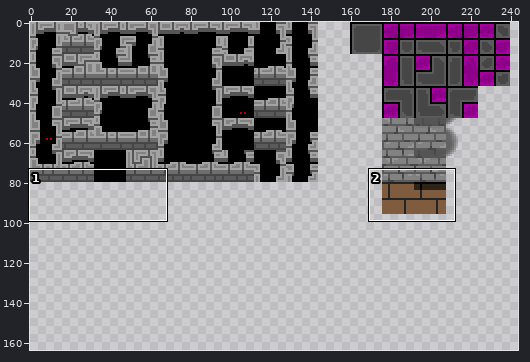
One commit to this sprite sheet: assets/images/castleTiles.png. Above, an overview of the earlier version with the close-up marked.
Close-up. Before:
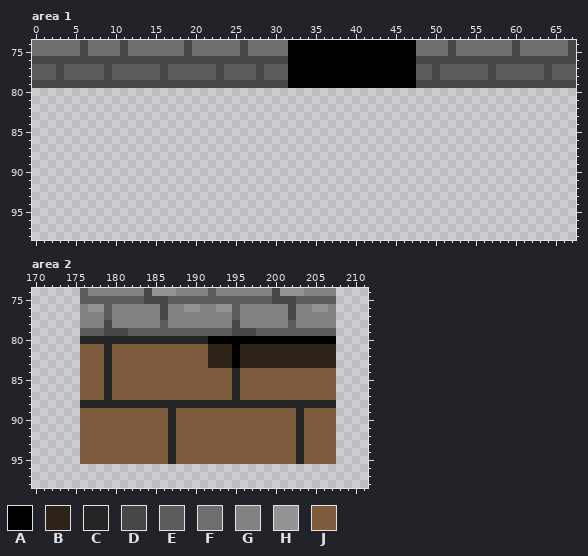
The file is 256x256 pixels. Pixels under 10% opacity are left out. Colours within 5 levels of each other are drawn and written as one. Shown: area 1: x 0..67, y 74..98; area 2: x 170..211, y 74..98. The wide view leaves out empty margins. The commit also changed other parts of the picture, which this record leaves out.
Palette (. is transparent): A #000000  B #2e2318  C #242424  D #464646  E #5b5b5b  F #6e6e6e  G #828282  H #949494  J #7f5c3d
Now the later version:
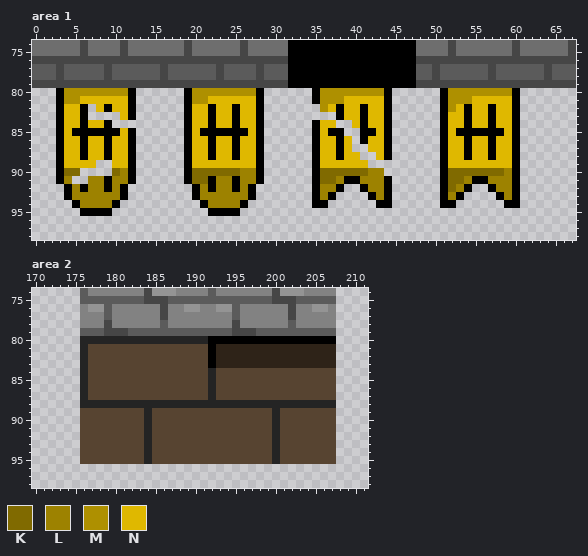
Colours new in this view: K #806a00  L #9d8200  M #ae9000  N #dfb800
Difference:
@@ palette @@
-J #7f5c3d
+J #574431
--- area 1
@@ x 0..67 @@
 79 DDDDDDDDDDDDDDDDDDDDDDDDDDDDDDDDAAAAAAAAAAAAAAAADDDDDDDDDDDDDDDDDDDD
-80 ....................................................................
-81 ....................................................................
-82 ....................................................................
-83 ....................................................................
-84 ....................................................................
-85 ....................................................................
-86 ....................................................................
-87 ....................................................................
-88 ....................................................................
-89 ....................................................................
-90 ....................................................................
-91 ....................................................................
-92 ....................................................................
-93 ....................................................................
-94 ....................................................................
-95 ....................................................................
+80 ...AMMMMMMMMA......AMMMMMMMMA......AMMMMMMMMA......AMMMMMMMMA.......
+81 ...AMMNNNNNNA......AMMNNNNNNA......AMMMNNNNNA......AMMMNNNNNA.......
+82 ...ANNA.NANNA......ANNANNANNA.......MNANNANNA......AMNANNANNA.......
+83 ...ANNA....NA......ANNANNANNA.........ANNANNA......ANNANNANNA.......
+84 ...ANNANNA.........ANNANNANNA......ANN..NANNA......ANNANNANNA.......
+85 ...ANAAAAAANA......ANAAAAAANA......ANAA..AANA......ANAAAAAANA.......
+86 ...ANNANNANNA......ANNANNANNA......ANNAN.ANNA......ANNANNANNA.......
+87 ...ANNANNANNA......ANNANNANNA......ANNAN..NNA......ANNANNANNA.......
+88 ...ANNANNANNA......ANNANNANNA......ANNANN..NA......ANNANNANNA.......
+89 ...ANNNN..NNA......ANNNNNNNNA......ANNNNNN.........ANNNNNNNNA.......
+90 ...AKK....KLA......AKKKKKKLLA......AKKKKKKLL.......AKKKKKKKLA.......
+91 ...AL..LLALLA......AKKALLALLA......AKKLAALLLA......AKKLAALLLA.......
+92 ....ALALLALA........ALALLALA.......ALLA..ALLA......AKLA..ALLA.......
+93 ....ALLLLLLA........ALLLLLLA.......ALA....ALA......ALA....ALA.......
+94 .....ALLLLA..........ALLLLA........AA......AA......AA......AA.......
+95 ......AAAA............AAAA..........................................
 96 ....................................................................
--- area 2
@@ x 170..211 @@
 80 ......CCCCCCCCCCCCCCCCAAAAAAAAAAAAAAAA....
-81 ......JJJCJJJJJJJJJJJJBBBABBBBBBBBBBBB....
-82 ......JJJCJJJJJJJJJJJJBBBABBBBBBBBBBBB....
-83 ......JJJCJJJJJJJJJJJJBBBABBBBBBBBBBBB....
-84 ......JJJCJJJJJJJJJJJJJJJCJJJJJJJJJJJJ....
-85 ......JJJCJJJJJJJJJJJJJJJCJJJJJJJJJJJJ....
-86 ......JJJCJJJJJJJJJJJJJJJCJJJJJJJJJJJJ....
-87 ......JJJCJJJJJJJJJJJJJJJCJJJJJJJJJJJJ....
+81 ......CJJJJJJJJJJJJJJJABBBBBBBBBBBBBBB....
+82 ......CJJJJJJJJJJJJJJJABBBBBBBBBBBBBBB....
+83 ......CJJJJJJJJJJJJJJJABBBBBBBBBBBBBBB....
+84 ......CJJJJJJJJJJJJJJJCJJJJJJJJJJJJJJJ....
+85 ......CJJJJJJJJJJJJJJJCJJJJJJJJJJJJJJJ....
+86 ......CJJJJJJJJJJJJJJJCJJJJJJJJJJJJJJJ....
+87 ......CJJJJJJJJJJJJJJJCJJJJJJJJJJJJJJJ....
 88 ......CCCCCCCCCCCCCCCCCCCCCCCCCCCCCCCC....
-89 ......JJJJJJJJJJJCJJJJJJJJJJJJJJJCJJJJ....
-90 ......JJJJJJJJJJJCJJJJJJJJJJJJJJJCJJJJ....
-91 ......JJJJJJJJJJJCJJJJJJJJJJJJJJJCJJJJ....
-92 ......JJJJJJJJJJJCJJJJJJJJJJJJJJJCJJJJ....
-93 ......JJJJJJJJJJJCJJJJJJJJJJJJJJJCJJJJ....
-94 ......JJJJJJJJJJJCJJJJJJJJJJJJJJJCJJJJ....
-95 ......JJJJJJJJJJJCJJJJJJJJJJJJJJJCJJJJ....
+89 ......JJJJJJJJCJJJJJJJJJJJJJJJCJJJJJJJ....
+90 ......JJJJJJJJCJJJJJJJJJJJJJJJCJJJJJJJ....
+91 ......JJJJJJJJCJJJJJJJJJJJJJJJCJJJJJJJ....
+92 ......JJJJJJJJCJJJJJJJJJJJJJJJCJJJJJJJ....
+93 ......JJJJJJJJCJJJJJJJJJJJJJJJCJJJJJJJ....
+94 ......JJJJJJJJCJJJJJJJJJJJJJJJCJJJJJJJ....
+95 ......JJJJJJJJCJJJJJJJJJJJJJJJCJJJJJJJ....
 96 ..........................................
Pixel boxes of the changes (left, top, right, bottom) in both close-ups:
added: (56, 88, 136, 216)
added: (184, 88, 264, 216)
added: (312, 88, 392, 208)
added: (440, 88, 520, 208)
changed: (80, 344, 336, 464)
